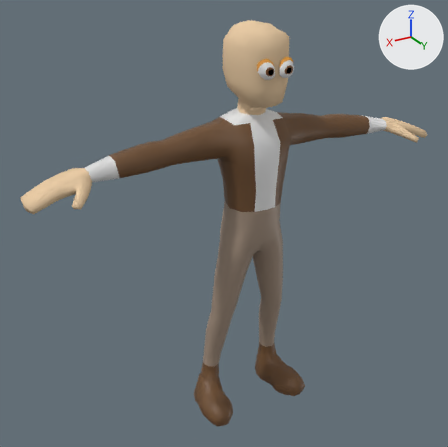
Before and after pictures for a commit that changed the Blender file BlenderModels/KennifiedPlayerModel.blend.
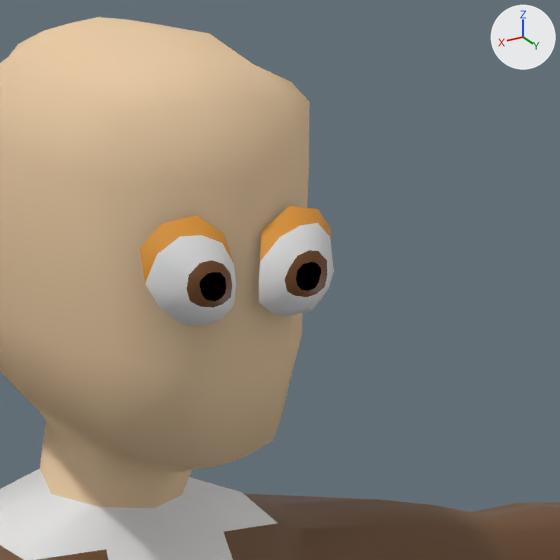
Each version is shown whole from a 50 mm camera at (0.981, 1.497, 1.41) aimed at (0.07, -0.022, 0.65), then close up on the part from 51% to 75% of the width and 4% to 28% of the height. The lights are fixed; the arrows at upper right show +X, +Y and +Z. The last two pictures show the newer version.

The first close-up shows 'EyesMesh', 'characterLargeFemale'.
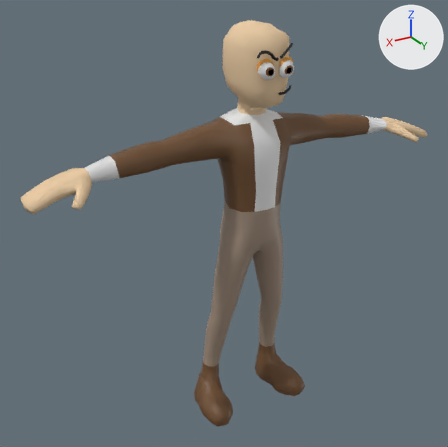
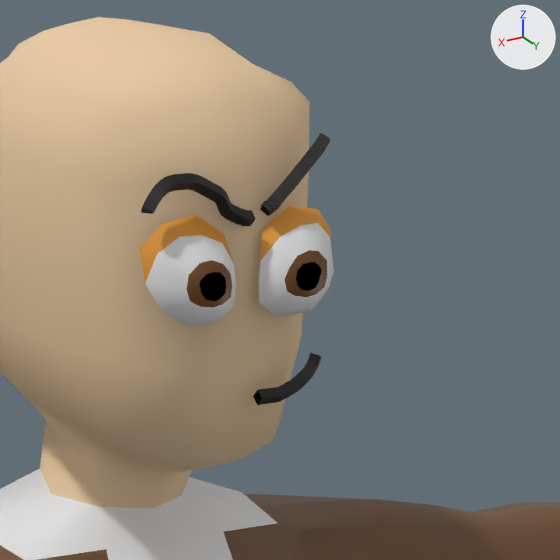
Commit message: Give him grease pencil eyebrows.  Bleh.

The change, as a list of edits to the scene's bpy script:
```text
Add mat_material_001:
    mat_material_001 = principled_material('Material.001')
    mat_material_001.base_color = (0.0, 0.0, 0.0)  # black #000000
Add cu_gp_layer_002:
    cu_gp_layer_002 = bpy.data.curves.new('GP_Layer.002', 'CURVE')
    cu_gp_layer_002.dimensions = '3D'
    _sp = cu_gp_layer_002.splines.new('NURBS'); _sp.points.add(15)
    _sp.points.foreach_set('co', [0.0608, 0.134, 1.169, 1.0, 0.0607, 0.134, 1.171, 1.0, 0.0584, 0.134, 1.175, 1.0, 0.0544, 0.134, 1.179, 1.0, 0.0519, 0.134, 1.181, 1.0, 0.0495, 0.134, 1.182, 1.0, 0.0451, 0.134, 1.183, 1.0, 0.0363, 0.134, 1.183, 1.0, 0.0315, 0.134, 1.182, 1.0, 0.0187, 0.134, 1.175, 1.0, 0.0166, 0.134, 1.174, 1.0, 0.0135, 0.134, 1.168, 1.0, 0.0107, 0.134, 1.166, 1.0, 0.0049, 0.134, 1.163, 1.0, 0.00109, 0.134, 1.162, 1.0, -0.00242, 0.134, 1.162, 1.0])
    _sp.points.foreach_set('radius', [0.4, 0.4, 0.4, 0.4, 0.4, 0.4, 0.4, 0.4, 0.4, 0.4, 0.4, 0.4, 0.4, 0.4, 0.4, 0.4])
    _sp.order_u = 2
    _sp.order_v = 0
    _sp.use_endpoint_u = True
    _sp.use_smooth = False
    _sp = cu_gp_layer_002.splines.new('NURBS'); _sp.points.add(7)
    _sp.points.foreach_set('co', [-0.0108, 0.134, 1.165, 1.0, -0.0121, 0.134, 1.166, 1.0, -0.0134, 0.134, 1.167, 1.0, -0.0173, 0.134, 1.169, 1.0, -0.0185, 0.134, 1.171, 1.0, -0.0269, 0.134, 1.178, 1.0, -0.0437, 0.134, 1.194, 1.0, -0.0472, 0.134, 1.199, 1.0])
    _sp.points.foreach_set('radius', [0.4, 0.4, 0.4, 0.4, 0.4, 0.4, 0.4, 0.4])
    _sp.order_u = 2
    _sp.order_v = 0
    _sp.use_endpoint_u = True
    _sp.use_smooth = False
    _sp = cu_gp_layer_002.splines.new('NURBS'); _sp.points.add(7)
    _sp.points.foreach_set('co', [-0.0103, 0.134, 1.07, 1.0, -0.024, 0.134, 1.07, 1.0, -0.0325, 0.134, 1.074, 1.0, -0.037, 0.134, 1.076, 1.0, -0.0419, 0.134, 1.08, 1.0, -0.0436, 0.134, 1.082, 1.0, -0.0458, 0.134, 1.085, 1.0, -0.0472, 0.134, 1.089, 1.0])
    _sp.points.foreach_set('radius', [0.4, 0.4, 0.4, 0.4, 0.4, 0.4, 0.4, 0.4])
    _sp.order_u = 2
    _sp.order_v = 0
    _sp.use_endpoint_u = True
    _sp.use_smooth = False
    cu_gp_layer_002.materials.append(mat_material_001)  # black #000000
    cu_gp_layer_002.bevel_resolution = 0
    cu_gp_layer_002.bevel_depth = 0.01
    cu_gp_layer_002.fill_mode = 'FULL'
Add ob_gp_layer:
    ob_gp_layer = bpy.data.objects.new('GP_Layer', cu_gp_layer_002)
    ob_gp_layer.location = (0.0, 0.0, 0.0)
```

Location of each change, [x1, y1, x2, y2] in pixels of the close-ups (560 x 560 px):
'GP_Layer', added: after [141, 133, 330, 405]
